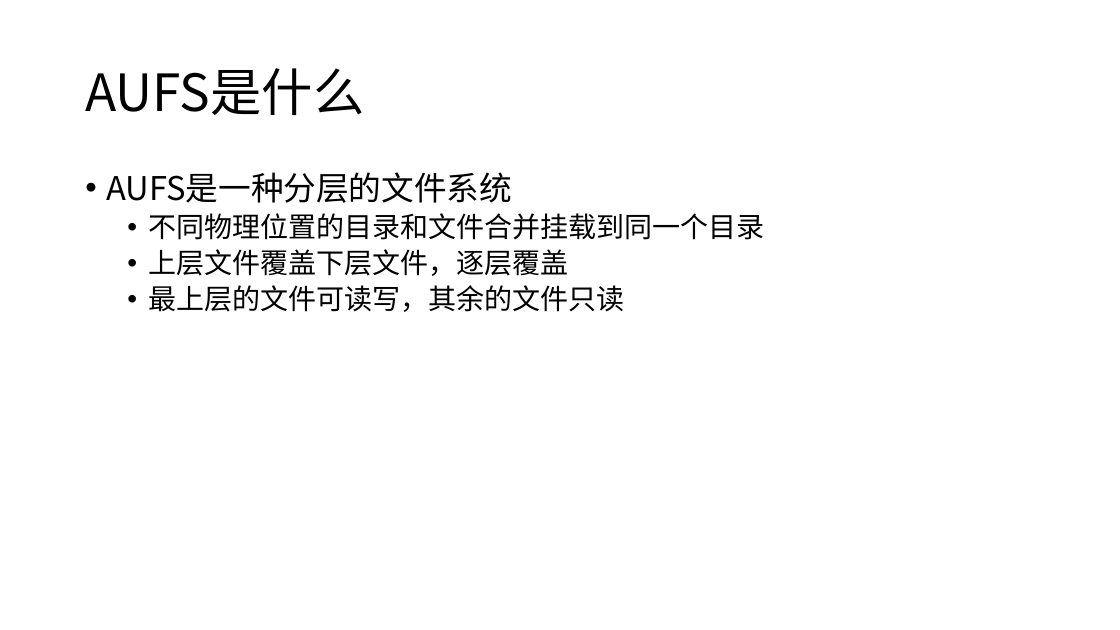
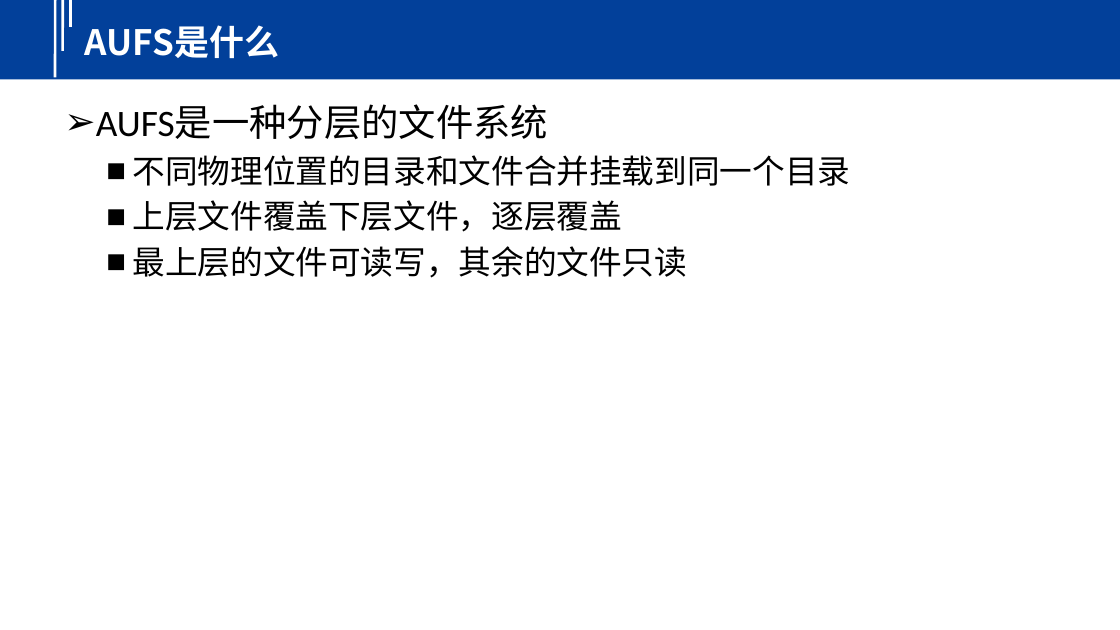
Before and after one commit to yindaheng98/Notebook, a slide deck: slide 2 of 学习笔记/Docker/AUFS.pptx. Drawn at 1120x630 pixels with LibreOffice and Linux fonts; fonts in the diff are those of the drawing. Boxes give left, top, right and bottom in pixels: in the first picture for what was removed or moved away, otherwise in the second. Text is boxed around its words. In the diff, an @@ line names an element or a change of style, - is before the commit and + after.

```diff
--- a/学习笔记/Docker/AUFS.pptx
+++ b/学习笔记/Docker/AUFS.pptx
@@ group added at (0,0,1120,79): 3 lines, 1 rectangle @@
@@ title "AUFS是什么": place and size @@
-title "AUFS是什么" at (85,68,364,115)
+title "AUFS是什么" at (85,25,279,58)
@@ title "AUFS是什么" at (85,25,279,58): size 44 to 30 pt, text colour #000000 to #FFFFFF, bold on; line spacing 0.9 to 1 @@
@@ text "AUFS是一种分层的文件系统": place and size @@
-text "AUFS是一种分层的文件系统" at (106,172,764,312)
+text "AUFS是一种分层的文件系统" at (96,105,851,278)
@@ text "AUFS是一种分层的文件系统" at (96,105,851,278): size 28 to 32 pt in "AUFS是一种分层的文件系统"; font Noto Sans CJK SC to Calibri; size 24 to 28 pt in "不同物理位置的目录和文件合并挂载到同一个目录", "上层文件覆盖下层文件，逐层覆盖", "最上层的文件可读写，其余的文件只读"; bullet • to ➢; line spacing 0.9 to 1; less space between paragraphs; bullet • to ■ @@
```
Also in this commit, not shown: 2 other slides changed, 8 other files.
